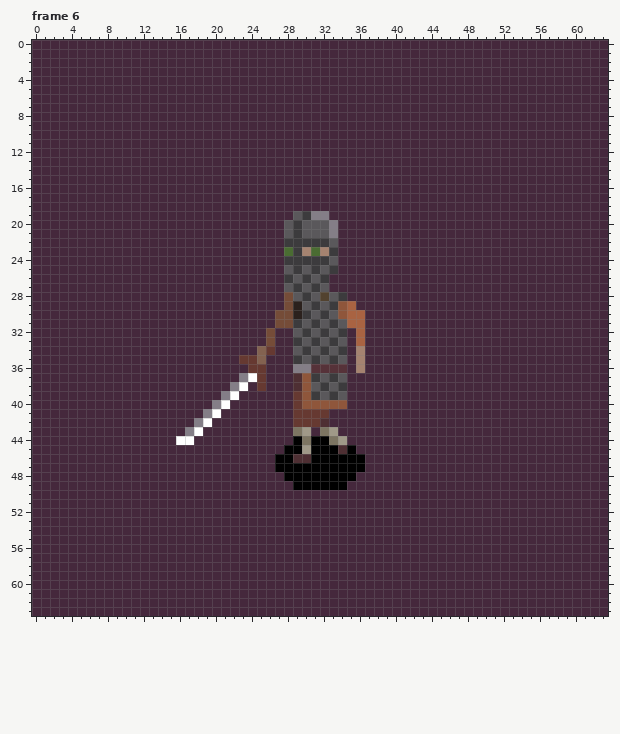
File history of a pixel-art file, assets/aseprite/human/human_walk.ase. The first picture shows the starting point.
64x64 pixels, 8 frames. Shown: frame 6. The commit also changed other frames, which this record leaves out.
The same view after the edit:
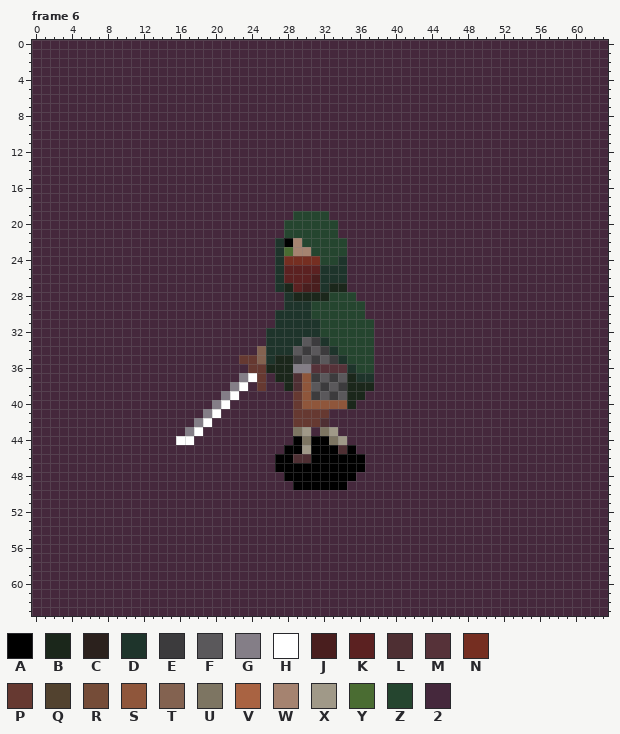
Palette (. is transparent): A #000000  B #1b271b  C #2b211d  D #1e342b  E #3c3b3d  F #5a585b  G #847e87  H #ffffff  J #491e1e  K #5b2121  L #4e2f33  M #563239  N #752e21  P #663931  Q #52422f  R #754c38  S #8f563b  T #836250  U #7d7562  V #a96342  W #a58370  X #a09988  Y #4a6c32  Z #25452f  2 #45283c
The exact change:
layer "head/hair/hair_0" now shown
layer "head/face mask" now shown
layer "head/headwear/viking_helm" now hidden
layer "head/headwear/hood_up" added
layer "overcoat/cloak" added
Changed rows in their new state; - is an unchanged pixel.
Frame 6:
first column x 26:
19 ---ZZZZ-----
20 --ZZZZZZ----
21 --ZZZZZZ----
22 -DAWZZZZZ---
23 -D-W-ZZZZ---
24 -DNNNNZZD---
25 -DKKKKDDD---
26 -DKKKJDDD---
27 -DBKJJDBB---
28 --DBBBBZZZ--
29 --DDDZZZZZZ-
30 -DDDDZZZZZZ-
31 -DDDDDZZZZZZ
32 DDDDDDZZZZZZ
33 DDDD--DZZZZZ
34 DDD----DZZZZ
35 DBB-----DZZZ
36 BBB------DZZ
37 -BB------BDD
38 --B------BBB
39 ---------BB-
40 ---------B--
Boxes around the changes in both pictures, in picture pixels (x1, y1, x2, y2):
changed: (266, 211, 374, 409)
